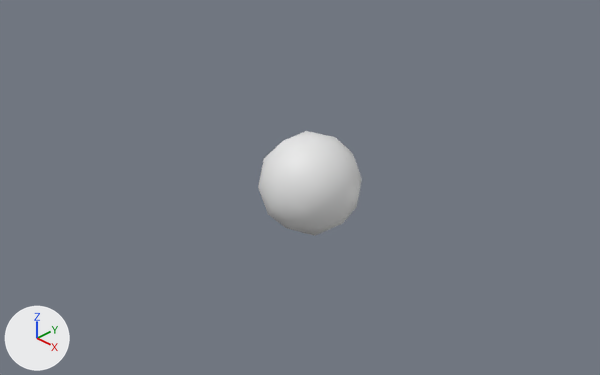
The Blender file outsourced/src/BlenderSceneExporter/SceneExporter_Original.blend as it was, and as the next commit left it.
Rendered twice from a 50 mm lens placed at (18.3, -18.83, 14.68), pointed at (-0.21, -0.32, -0.13). The lights are fixed; the arrows at lower left show +X, +Y and +Z.

The older version as bpy lines, for what is in view:
```python
me_icosphere = bpy.data.meshes.new('Icosphere')
me_icosphere.from_pydata(...)  # an icosphere of 80 faces spanning x -1.81..1.81, y -1.9..1.9, z -1.9..1.9
me_icosphere.polygons.foreach_set('use_smooth', [True] * 80)
ob_icosphere = bpy.data.objects.new('Icosphere', me_icosphere)
ob_icosphere.location = (0.0, 0.0, 0.0)
```
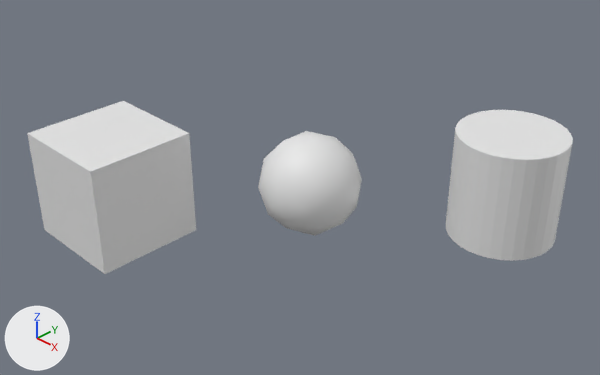
The newer file is also rescaled (x0.5) as a whole; pictures and numbers use the older file's frame.

The change, as a list of edits to the scene's bpy script:
```text
Add me_cube:
    me_cube.from_pydata(...)  # a box spanning x -3.5..-1.5, y -3.5..-1.5, z -1.0..1.0
Add me_cylinder:
    me_cylinder.from_pydata(...)  # a 32-sided cylinder along z spanning x 1.5..3.5, y 1.5..3.5, z -1.0..1.0
Add ob_cube:
    ob_cube = bpy.data.objects.new('Cube', me_cube)
    ob_cube.location = (0.0, 0.0, 0.0)
    ob_cube.scale = (2.0, 2.0, 2.0)
Add ob_cylinder:
    ob_cylinder = bpy.data.objects.new('Cylinder', me_cylinder)
    ob_cylinder.location = (0.0, 0.0, 0.0)
    ob_cylinder.scale = (2.0, 2.0, 2.0)
```

Changed parts and their boxes (x1, y1, x2, y2) in the pictures (600 x 375 px):
'Cube', added
    after: (27, 101, 196, 274)
'Cylinder', added
    after: (446, 110, 573, 261)
